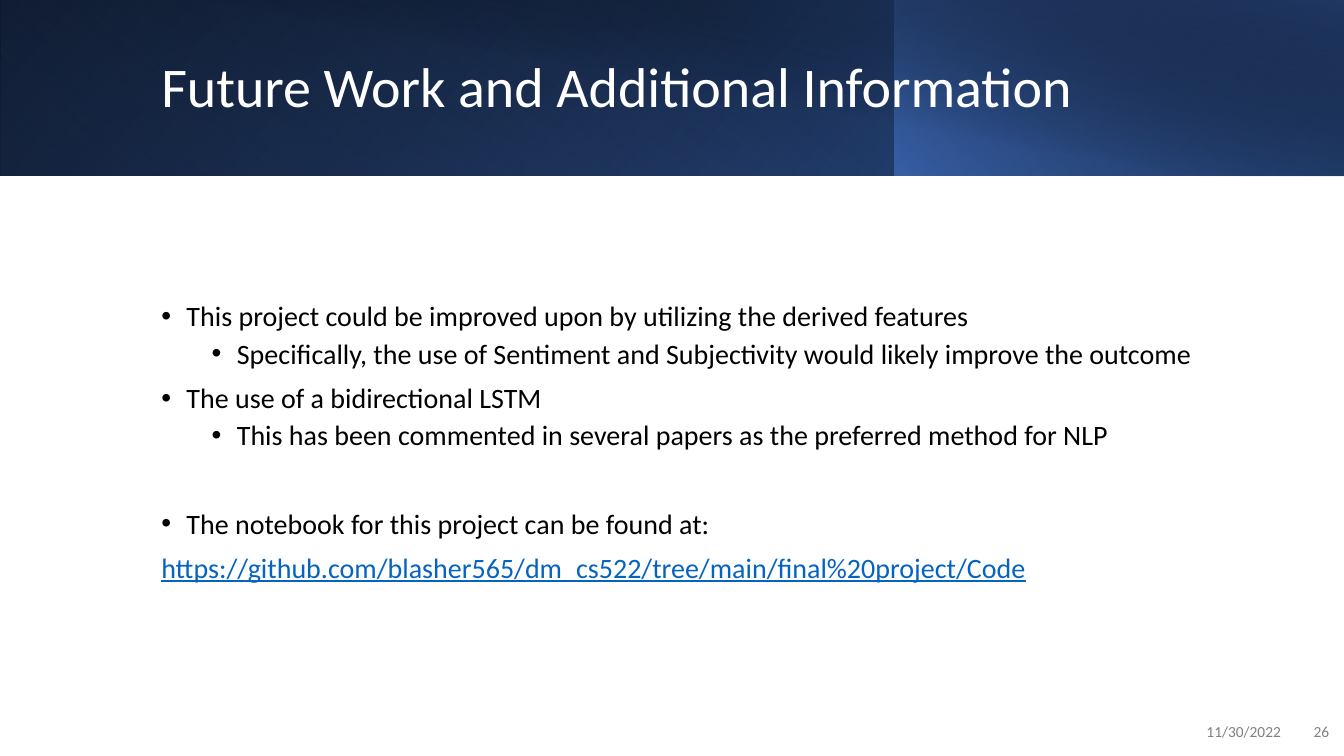
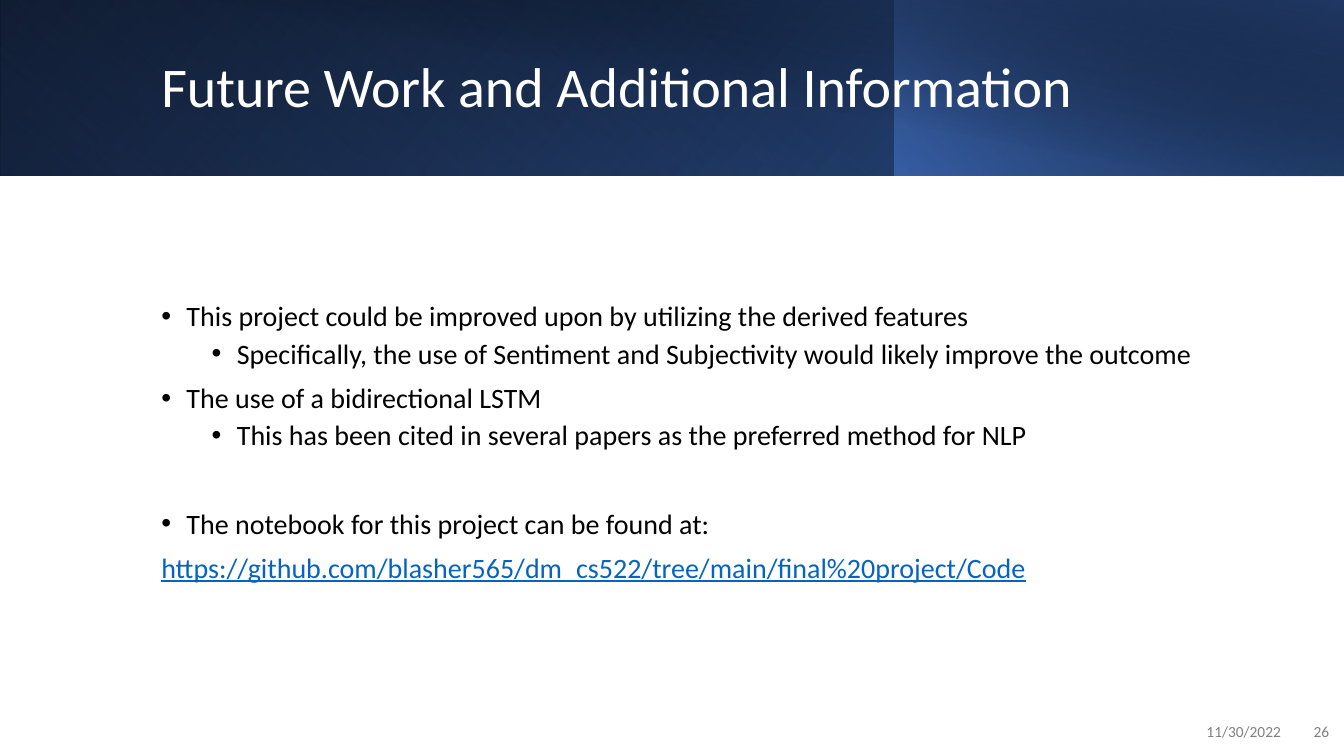
Before and after one commit to blasher565/dm_cs522, a slide deck: slide 26 of final project/Powerpoint/lash_final_fakenews.pptx. Drawn at 1344x756 pixels with LibreOffice and Linux fonts; fonts in the diff are those of the drawing. Boxes give left, top, right and bottom in pixels: in the first picture for what was removed or moved away, otherwise in the second. Text is boxed around its words. In the diff, an @@ line names an element or a change of style, - is before the commit and + after.

```diff
--- a/final project/Powerpoint/lash_final_fakenews.pptx
+++ b/final project/Powerpoint/lash_final_fakenews.pptx
@@ text at bbox=[237, 425, 1026, 450]: text changed @@
-  • This has been commented in several papers as the preferred method for NLP
+  • This has been cited in several papers as the preferred method for NLP
```
Also in this commit, not shown: 1 other file.
